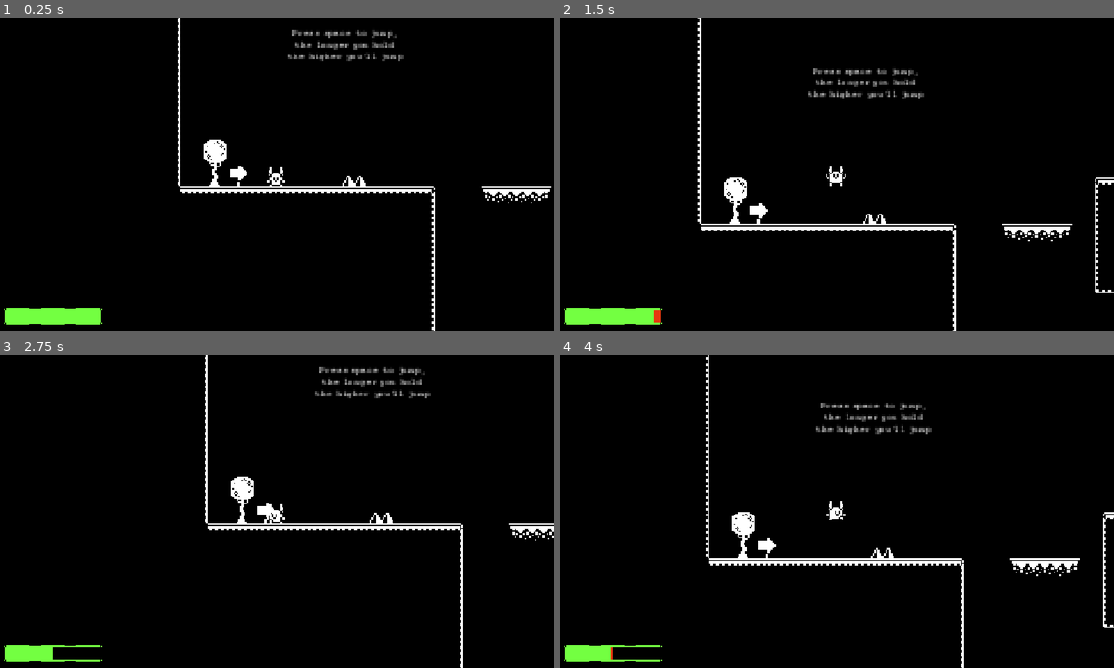
Above: before the commit, frames 1-4 (two rows, left to right).
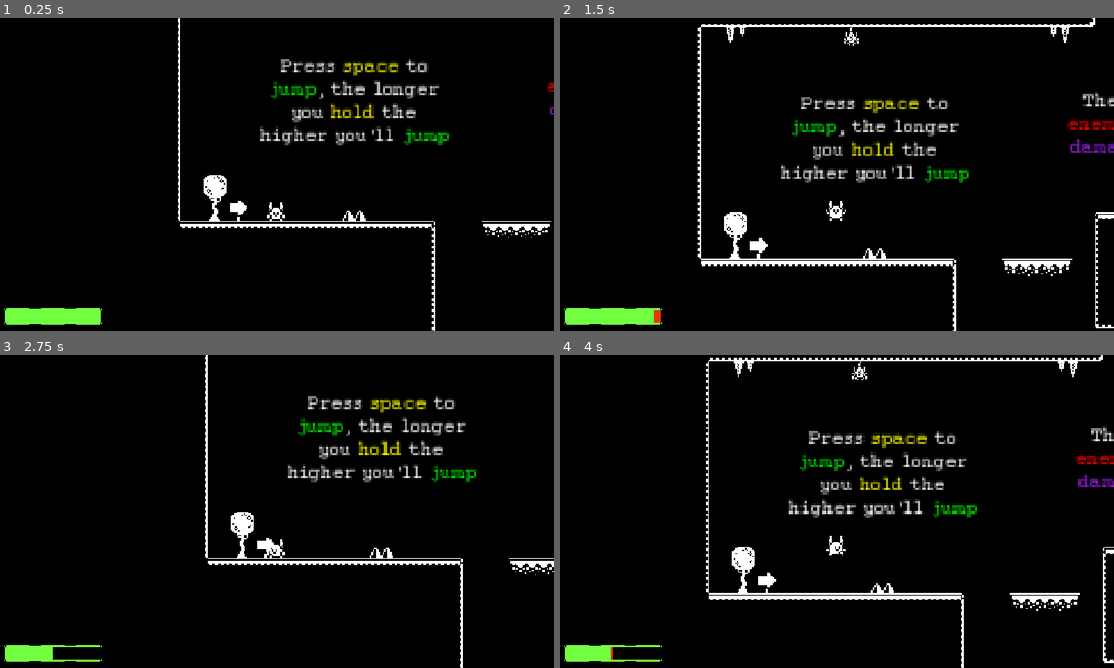
Above: after the commit, the same moments.

Repository: SeldonRubika/Godot-Workshop-Project
Game: Godot game, scene res://Scenes/main_world/main_world.tscn
The game is run twice, just before and just after one commit, with the same random seed, the same clock (stepped at 60 frames per second) and the same inputs.
Inputs (mouse positions are in pixels of both pictures, inside the frame that each line leads up to):
- Up to frame 1 (0.25 s): no input
- Up to frame 2 (1.5 s): tap Space (Jump) at 0.5, 1.35 s; move the mouse to (958, 158) at 0.52 s; hold Space (Jump) 0.53-1.28 s; hold D (Right) from 0.53 s (still down); click (958, 158) at 0.6 s; move the mouse to (726, 190) at 1.27 s
- Up to frame 3 (2.75 s): tap Space (Jump) at 1.52, 1.82, 2 s; click (166, 527) at 1.55 s; move the mouse to (332, 442) at 2.02 s; release D (Right) at 2.03 s; hold A (Left) from 2.03 s (still down); hold Space (Jump) from 2.03 s (still down); click (332, 442) at 2.1 s
- Up to frame 4 (4 s): move the mouse to (809, 574) at 2.77 s; release A (Left) at 2.78 s; release Space (Jump) at 2.78 s; hold D (Right) from 2.78 s (still down); click (809, 574) at 2.85 s; tap Space (Jump) at 3.02, 3.32, 3.5 s; move the mouse to (1003, 558) at 3.52 s; hold Space (Jump) from 3.53 s (still down)

The runs differ from the first frame. In frame 1, 6.2% of the frame differs, in the area x 32-100%, y 3-71%; in frame 2, 7.9%, in the area x 24-100%, y 0-100%; in frame 3, 5.9%; in frame 4, 7.9%.

Commit message:
Added tutorials text

Diff:
--- a/Scenes/main_world/main_world.tscn
+++ b/Scenes/main_world/main_world.tscn
@@ -547,7 +547,7 @@
 position = Vector2(290, 305)
 
 [node name="TileMapLayer" type="TileMapLayer" parent="." unique_id=462055259]
-tile_map_data = PackedByteArray("AAAPABUAAAALAAYAAAAPABYAAAA …(7712 unchanged characters)… GAAgAABAxAAsAAAAGAAgAABAwAAsAAAAGAAgAAAAqAA0AAAAGABAAAAA5AA4AAAAGABAAAAA1AAwAAAAFABEAAAAUAAoAAAAFABEAABAiABcAAAAFABAAAAAiABg …(1231 unchanged characters)…
+tile_map_data = PackedByteArray("AAAPABUAAAALAAYAAAAPABYAAAA …(7712 unchanged characters)… GAAgAABAxAAsAAAAGAAgAABAwAAsAAAAGAAgAAAA5AA4AAAAGABAAAAAUAAoAAAAFABEAABAiABcAAAAFABAAAAAiABg …(1231 unchanged characters)…
 tile_set = SubResource("TileSet_5q66j")
 physics_quadrant_size = 1
 
@@ -591,18 +591,64 @@
 
 [node name="TutorialLabels" type="Node" parent="." unique_id=1075136296]
 
-[node name="RichTextLabel" type="RichTextLabel" parent="TutorialLabels" unique_id=936399024]
+[node name="JumpTutorial" type="RichTextLabel" parent="TutorialLabels" unique_id=936399024]
 anchors_preset = -1
-anchor_left = 0.257
-anchor_top = 0.30100003
-anchor_right = 0.33
-anchor_bottom = 0.386
-offset_left = -0.06399536
-offset_top = -0.04801941
-offset_right = -0.16000366
-offset_bottom = -0.12800598
+offset_left = 278.0
+offset_top = 205.0
+offset_right = 411.5
+offset_bottom = 269.0
+grow_horizontal = 2
 bbcode_enabled = true
-text = "[color=white][font_size=8]Press space to jump, the longer you hold the higher you'll jump"
+text = "Press [color=yellow]space[/color] to [color=green]jump[/color], the longer you [color=yellow]hold[/color] the higher you'll [color=green]jump[/color]"
+fit_content = true
 scroll_active = false
+autowrap_mode = 2
 horizontal_alignment = 1
 vertical_alignment = 1
+
+[node name="EnemyTutorial" type="RichTextLabel" parent="TutorialLabels" unique_id=1561979882]
+anchors_preset = -1
+offset_left = 473.5
+offset_top = 195.0
+offset_right = 614.0
+offset_bottom = 259.0
+grow_horizontal = 2
+bbcode_enabled = true
+text = "These are basic [color=red]enemies[/color], they deal [color=purple]damage[/color] in contact"
+fit_content = true
+scroll_active = false
+autowrap_mode = 2
+horizontal_alignment = 1
+vertical_alignment = 1
+
+[node name="AttackTutorial" type="RichTextLabel" parent="TutorialLabels" unique_id=611250648]
+anchors_preset = -1
+offset_left = 621.0
+offset_top = 214.0
+offset_right = 777.5
+offset_bottom = 294.0
+grow_horizontal = 2
+bbcode_enabled = true
+text = "[color=green]Attack[/color] by [color=yellow]clicking[/color] and [color=yellow]holding[/color] a [color=light_blue]direction[/color]
+You can pogo off [color=red]enemies[/color]"
+fit_content = true
+scroll_active = false
+autowrap_mode = 2
+horizontal_alignment = 1
+vertical_alignment = 1
+
+[node name="AttackTutorial2" type="RichTextLabel" parent="TutorialLabels" unique_id=1834620998]
+anchors_preset = -1
+offset_left = 939.0
+offset_top = 211.0
+offset_right = 1095.5
+offset_bottom = 291.0
+grow_horizontal = 2
+bbcode_enabled = true
+text = "Go [color=yellow]down[/color] and find the [color=purple]portal[/color] !
+Good [color=green]luck[/color] !!!"
+fit_content = true
+scroll_active = false
+autowrap_mode = 2
+horizontal_alignment = 1
+vertical_alignment = 1
--- a/Scenes/player/player.tscn
+++ b/Scenes/player/player.tscn
@@ -162,6 +162,7 @@
 }]
 
 [node name="Player" type="CharacterBody2D" unique_id=486279298 node_paths=PackedStringArray("sprite", "coyote_time", "hurtbox", "atk_animation") groups=["Player"]]
+z_index = 1
 collision_layer = 2
 script = ExtResource("1_eo61r")
 sprite = NodePath("Sprite")
@@ -178,6 +179,7 @@
 shape = SubResource("RectangleShape2D_2muot")
 
 [node name="Camera2D" type="Camera2D" parent="." unique_id=421715226]
+offset = Vector2(0, -24)
 zoom = Vector2(3, 3)
 
 [node name="CoyoteTime" type="Timer" parent="." unique_id=1053421249]
Binary file changed: Assets/tilemaps and spritesheets/monochrome_tilemap_packed.png
